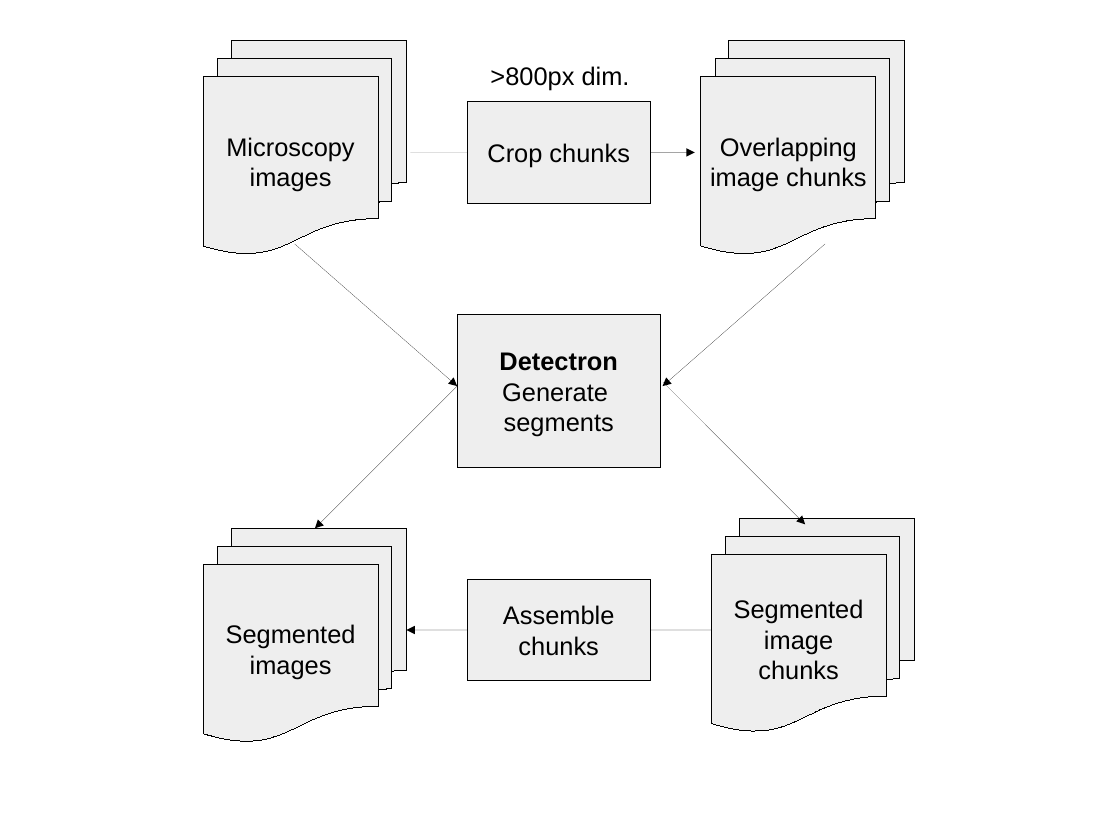
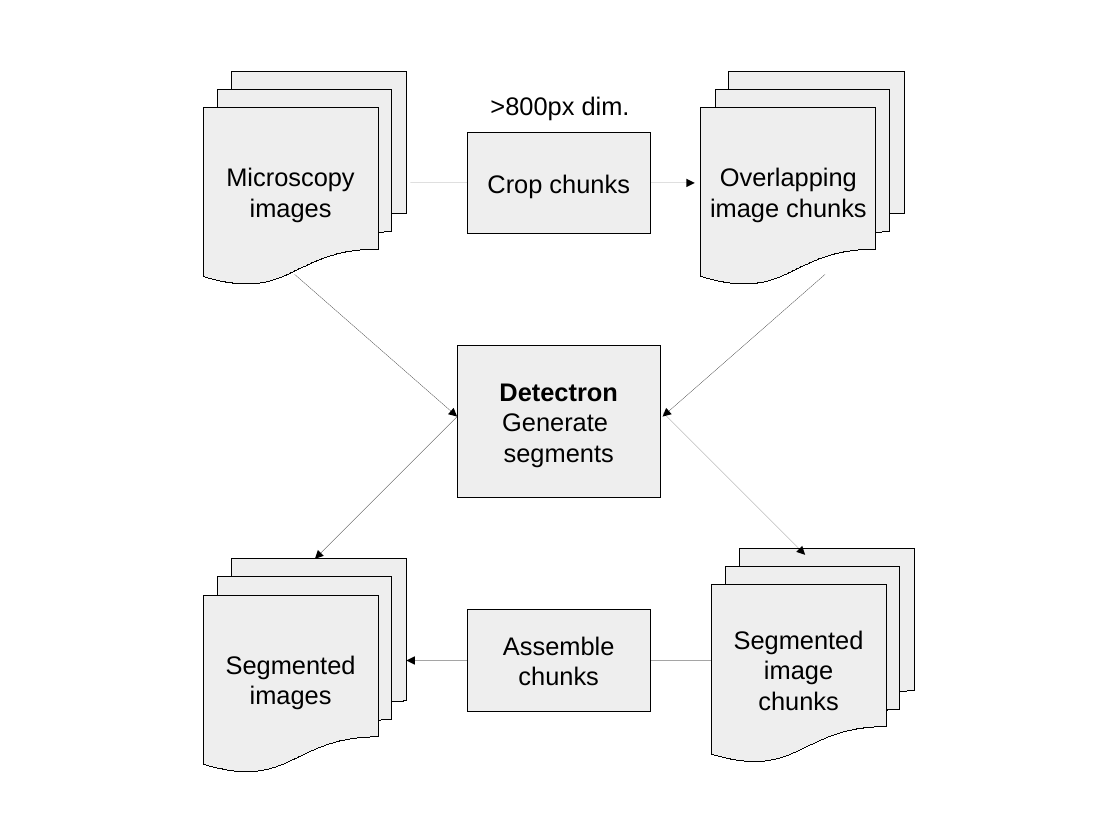
Before and after one commit to NCBI-Hackathons/CakeCell, a slide deck: slide 1 of workflow/diagram1.odp. Drawn at 1120x840 pixels with LibreOffice and Linux fonts; fonts in the diff are those of the drawing. Boxes give left, top, right and bottom in pixels: in the first picture for what was removed or moved away, otherwise in the second. Text is boxed around its words. In the diff, an @@ line names an element or a change of style, - is before the commit and + after.

```diff
--- a/workflow/diagram1.odp
+++ b/workflow/diagram1.odp
@@ 6 arrows, 4 flow chart multidocuments, 3 rectangles, 1 text moved together from (x1=203, y1=41, x2=915, y2=742) to (x1=203, y1=71, x2=915, y2=772) @@
```
Also in this commit, not shown: 1 other file.
